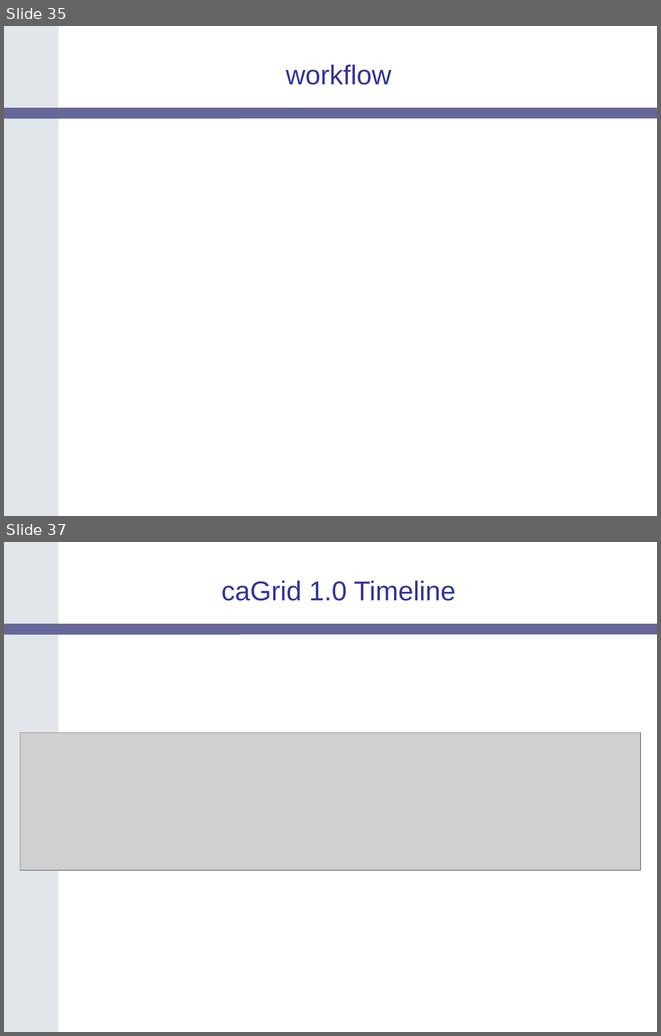
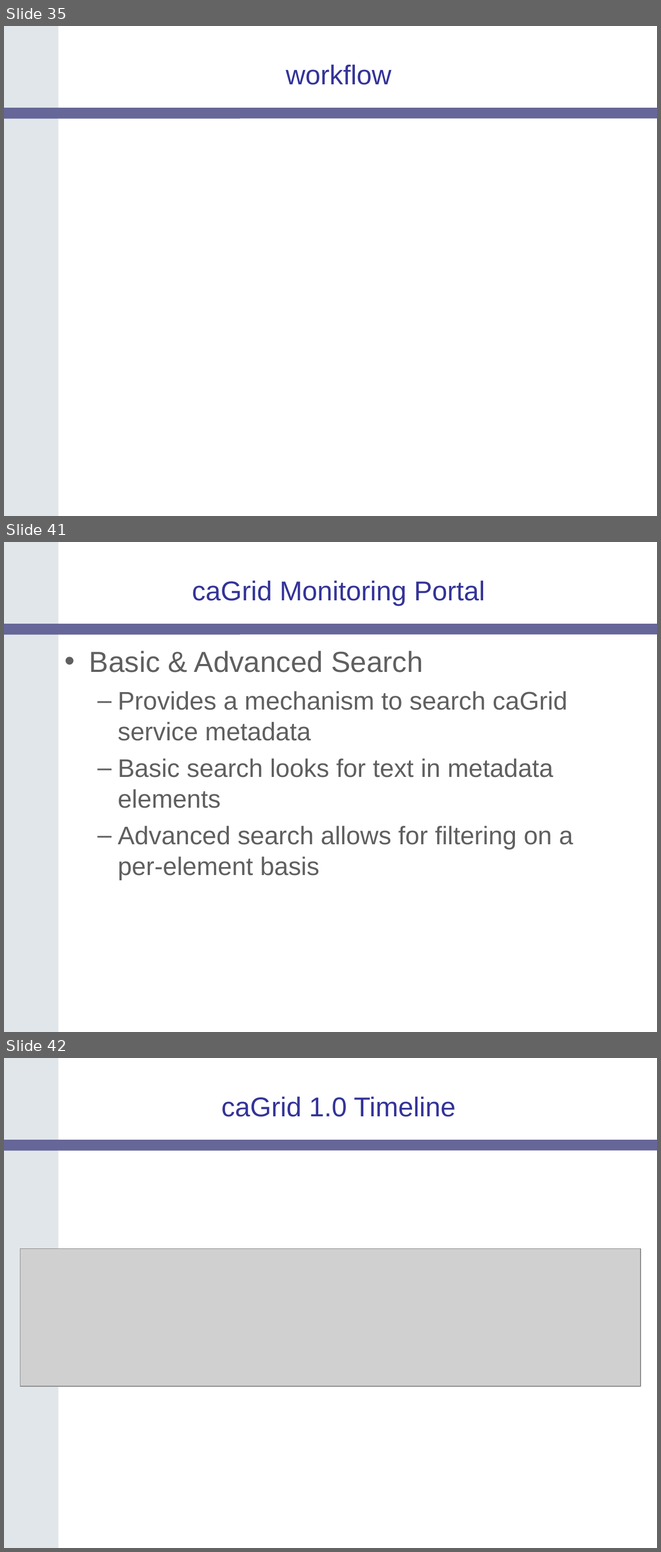
Before and after one commit to NCIP/cagrid-portal, a slide deck: cagrid-1-0/Documentation/presentations/200604_AnnualMeeting/caGrid-1.0-Architecture_caBIG-Annual-Meeting06.ppt. Shown one above the other, each under a label of ours: slides 35 and 37 before the commit, slides 35, 41 and 42 after it; the slides between them are not shown. The pictures are 661x1036 and 661x1552 pixels, drawn with LibreOffice and Linux fonts; fonts in the diff are those of the drawing; grey boxes stand for pictures; background and template pictures are left out. Boxes give left, top, right and bottom in pixels: in the first picture for what was removed or moved away, otherwise in the second. Text is boxed around its words. In the diff, an @@ line names an element or a change of style, - is before the commit and + after.

Commit message:
incorporated portal slides

```diff
--- a/cagrid-1-0/Documentation/presentations/200604_AnnualMeeting/caGrid-1.0-Architecture_caBIG-Annual-Meeting06.ppt
+++ b/cagrid-1-0/Documentation/presentations/200604_AnnualMeeting/caGrid-1.0-Architecture_caBIG-Annual-Meeting06.ppt
@@ slide 41 added at box(4, 542, 657, 1032), background #FFFFFF; not listed: 2 template elements that a slide beside it also shows @@
@@ title added at box(192, 581, 485, 606), 30 pt, text #333399 @@
+caGrid Monitoring Portal
@@ text added at box(89, 651, 573, 880), 28 pt, text #5F5F5F @@
+• Basic & Advanced Search
+  – Provides a mechanism to search caGrid service metadata
+  – Basic search looks for text in metadata elements
+  – Advanced search allows for filtering on a per-element basis
@@ what was slide 37 is now slide 42 @@
```
Also in this commit, not shown: 1 slide changed, 5 other slides added, 1 slide removed, 1 other file.
